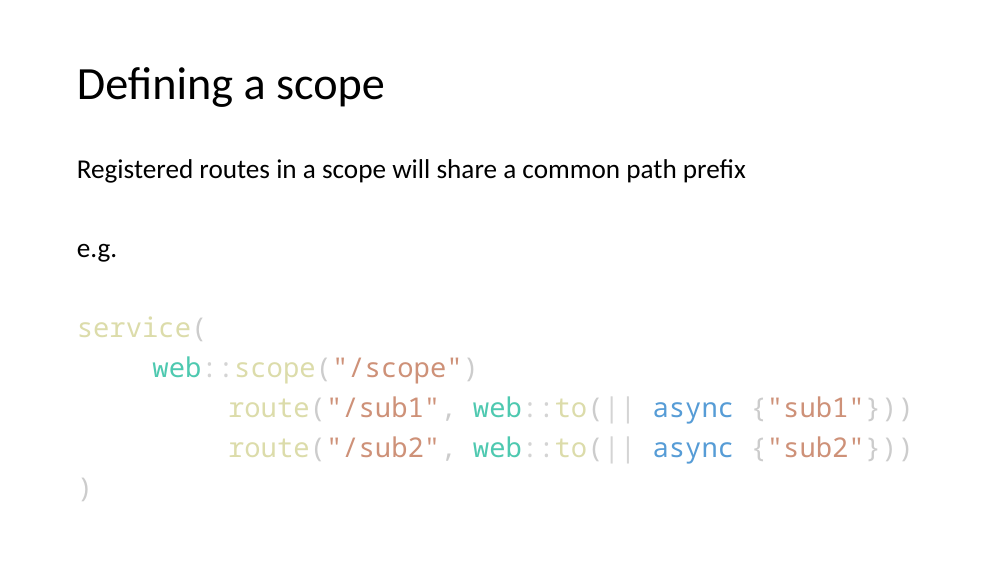
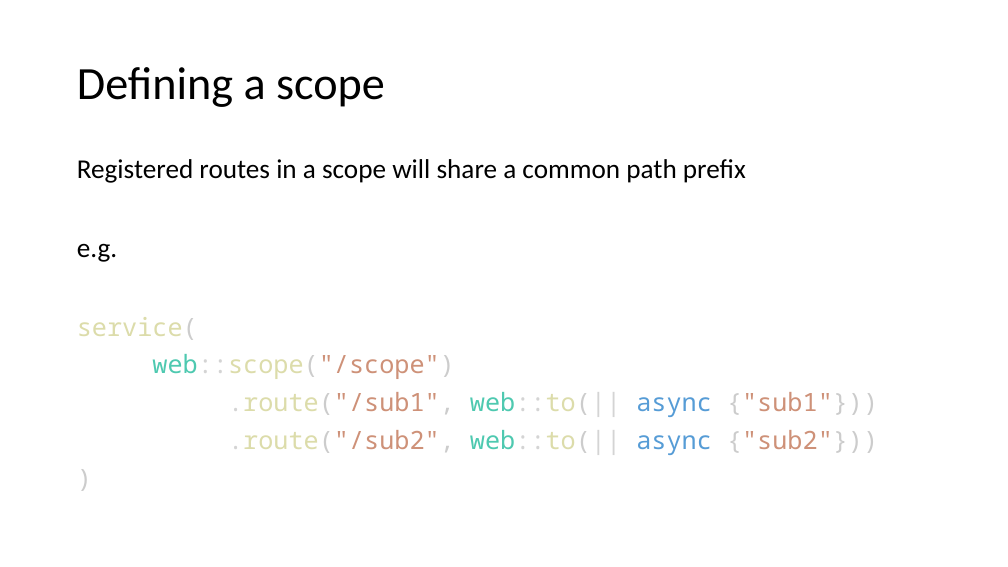
Before and after one commit to floscodes/actix_talk, a slide deck: slide 7 of Pres.pptx. Drawn at 1008x567 pixels with LibreOffice and Linux fonts; fonts in the diff are those of the drawing. Boxes give left, top, right and bottom in pixels: in the first picture for what was removed or moved away, otherwise in the second. Text is boxed around its words. In the diff, an @@ line names an element or a change of style, - is before the commit and + after.

Commit message:
change pres

```diff
--- a/Pres.pptx
+++ b/Pres.pptx
@@ text at (77, 317, 454, 379): size 25.9 to 24.1 pt in "service(", "web::scope("/scope")", ")" @@
@@ text at (228, 392, 878, 455): text changed; size 25.9 to 24.1 pt @@
-route("/sub1", web::to(|| async {"sub1"}))
-route("/sub2", web::to(|| async {"sub2"}))
+.route("/sub1", web::to(|| async {"sub1"}))
+.route("/sub2", web::to(|| async {"sub2"}))
```
